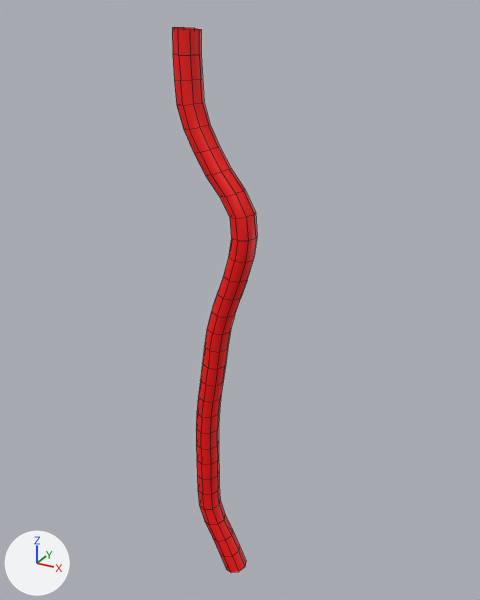
Renders of the FBX model Assets/Models/Wire Puzzle/Wire4Unit.fbx from each side of a commit.
Before and after are seen from a camera (50 mm lens) standing at (0.00293, -0.00506, 0.00288) and looking at (-0.00014, 0.00051, 0.0001). Arrows for +X, +Y and +Z are at lower left; the lights stay in place. Mesh edges are drawn as thin lines. Where no turn or scale is listed for an object, it has been applied to the vertices.

The older version as bpy lines, for what is in view:
```python
me_mesh = bpy.data.meshes.new('Mesh')
me_mesh.from_pydata(...)  # 240 vertices, 232 faces; spans x -0.0002..0.0006, y -0.00012..0.00012, z -0.00302..0.00274
me_mesh.materials.append(mat_redwire)  # red #ff0000
ob_wire4 = bpy.data.objects.new('Wire4', me_mesh)
ob_wire4.location = (-0.00029, 0.0, 0.0)
```
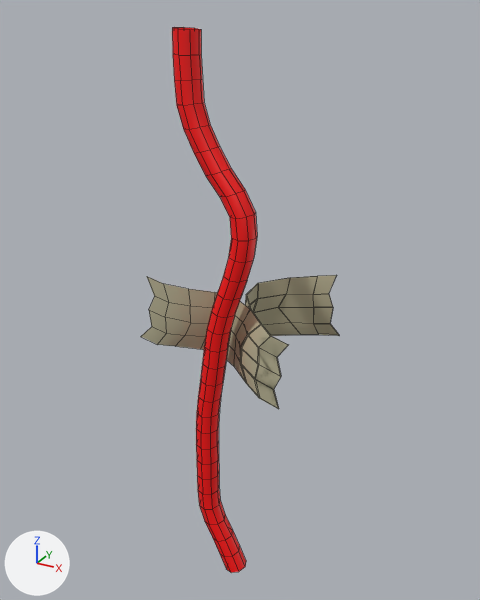
The newer file is also turned or shifted as a whole; pictures and numbers use the older file's frame.

What differs and where, as boxes (x1, y1, x2, y2) in the pictures (480 x 600 px):
'TapeStuck4', added
    after: (141, 277, 288, 409)
'TapeUnStuck4', added
    after: (240, 275, 339, 409)

Patch to the scene script:
```diff
--- a/Assets/Models/Wire Puzzle/Wire4Unit.fbx.py
+++ b/Assets/Models/Wire Puzzle/Wire4Unit.fbx.py
@@ mat_tapemat @@
+mat_tapemat = principled_material('TapeMat')
+mat_tapemat.base_color = (0.471, 0.442, 0.293)  # beige #b7b193
@@ me_mesh_001 @@
+me_mesh_001.from_pydata(...)  # 45 vertices, 32 faces; spans x -0.00093..0.00074, y -0.00019..0.00018, z -0.00053..0.00055
+me_mesh_001.materials.append(mat_tapemat)  # beige #b7b193
@@ me_mesh_002 @@
+me_mesh_002.from_pydata(...)  # 90 vertices, 88 faces; spans x -0.000064..0.000879, y -0.000183..0.000861, z -0.00053..0.000554
+me_mesh_002.materials.append(mat_tapemat)  # beige #b7b193
@@ ob_tapestuck4 @@
+ob_tapestuck4 = bpy.data.objects.new('TapeStuck4', me_mesh_001)
+ob_tapestuck4.location = (-0.00006, 0.0001, -0.00014)
@@ ob_tapeunstuck4 @@
+ob_tapeunstuck4 = bpy.data.objects.new('TapeUnStuck4', me_mesh_002)
+ob_tapeunstuck4.location = (-0.00006, 0.0001, -0.00014)
```
